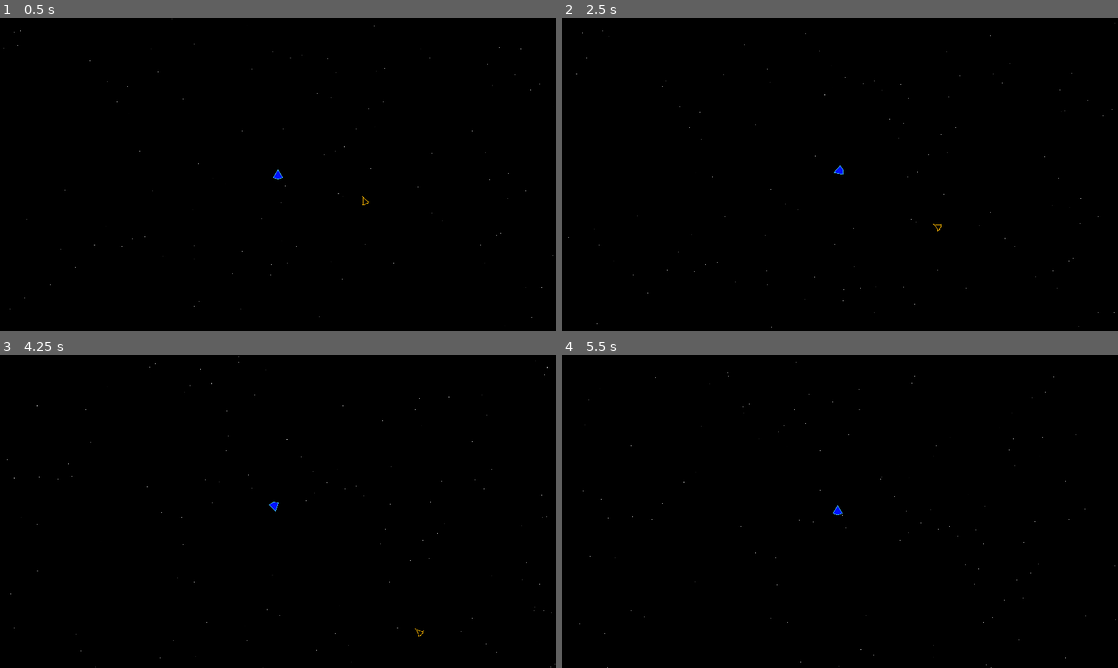
Above: before the commit, frames 1-4 (two rows, left to right).
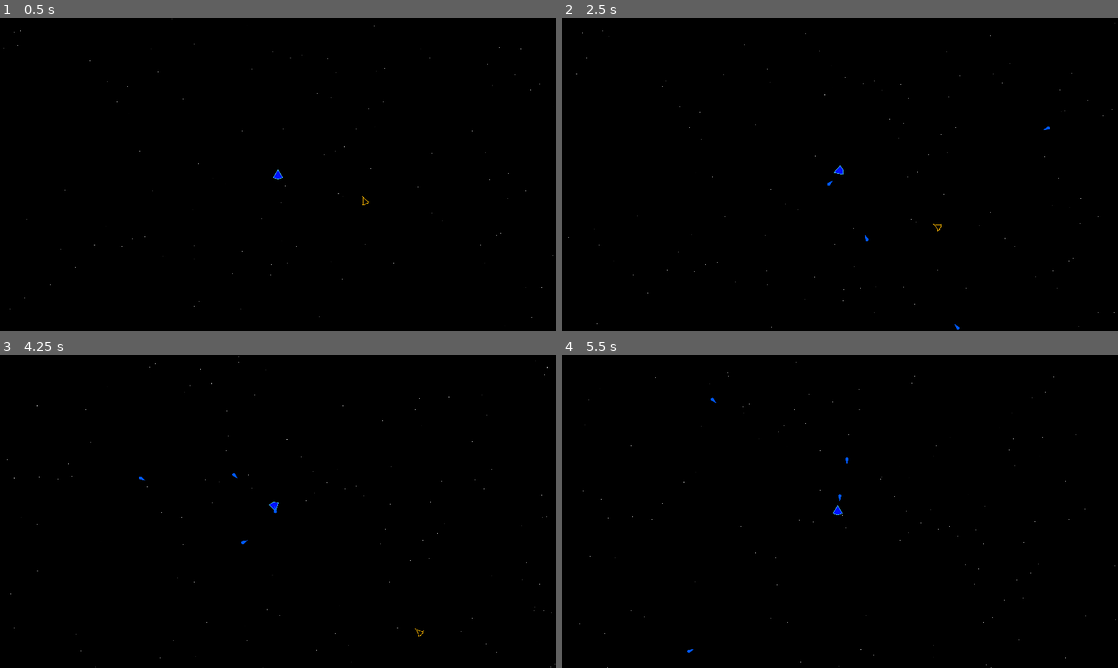
Above: after the commit, the same moments.

Repository: plinio-jrm/Godot-Asteroids-and-Enemies
Game: Godot game, scene res://scenes/world.tscn
Two runs of this game, one before a commit and one after it. Both use one fixed random seed, a clock stepped at 60 frames per second and the inputs below.
Inputs:
- Up to frame 1 (0.5 s): no input
- Up to frame 2 (2.5 s): tap Enter at 0.5 s; hold D (turn_right) 0.53-1.28 s; hold Space (fire, bound only after the commit) 0.53-1.28 s; hold S (speed_down) 1.28-2.03 s; tap Space (fire, bound only after the commit) at 1.35 s; hold D (turn_right) from 2.03 s (still down); hold Space (fire, bound only after the commit) from 2.03 s (still down)
- Up to frame 3 (4.25 s): release D (turn_right) at 2.78 s; release Space (fire, bound only after the commit) at 2.78 s; hold W (speed_up) 2.78-3.53 s; tap Space (fire, bound only after the commit) at 2.85 s; hold A (turn_left) from 3.53 s (still down); hold Space (fire, bound only after the commit) from 3.53 s (still down)
- Up to frame 4 (5.5 s): release Space (fire, bound only after the commit) at 4.28 s; tap Space (fire, bound only after the commit) at 4.35 s; release A (turn_left) at 5.03 s; hold S (speed_down) from 5.03 s (still down); hold Space (fire, bound only after the commit) from 5.03 s (still down)

Frame 1 is identical in both runs. In frame 2, less than 0.1% of the frame differs, in the area x 47-88%, y 34-100%; in frame 3, less than 0.1%; in frame 4, less than 0.1%.

Commit message:
- Created a Weapon scene to handle the weapon - Player have an instance of the weapon as main weapon

Diff:
--- a/entities/ammo/player bullet.tscn
+++ b/entities/ammo/player bullet.tscn
@@ -7,7 +7,11 @@
 radius = 15.0
 
 [node name="Bullet" type="Area2D"]
+collision_layer = 4
+collision_mask = 9
 script = ExtResource("1_u7mmi")
+speed = 20
+lifetime = 2.0
 
 [node name="Sprite2D" type="Sprite2D" parent="."]
 modulate = Color(0, 0.34902, 1, 1)
@@ -19,6 +23,5 @@
 
 [node name="lifetime" type="Timer" parent="."]
 one_shot = true
-autostart = true
 
 [connection signal="timeout" from="lifetime" to="." method="_on_lifetime_timeout"]
--- a/entities/enemies/base_test.tscn
+++ b/entities/enemies/base_test.tscn
@@ -4,6 +4,8 @@
 [ext_resource type="Texture2D" uid="uid://bpskhlhn1wlj7" path="res://textures/Base Temp Enemy.png" id="2_5f7f4"]
 
 [node name="BaseEnemy" type="RigidBody2D"]
+collision_layer = 8
+collision_mask = 7
 gravity_scale = 0.0
 script = ExtResource("1_mtc45")
 
--- a/entities/player/player2.tscn
+++ b/entities/player/player2.tscn
@@ -1,9 +1,13 @@
-[gd_scene load_steps=3 format=3 uid="uid://d0i2ojnly6at0"]
+[gd_scene load_steps=5 format=3 uid="uid://d0i2ojnly6at0"]
 
 [ext_resource type="Script" path="res://scripts/entities/player.gd" id="1_idx0e"]
 [ext_resource type="Texture2D" uid="uid://d1jjchwaf7ln7" path="res://svgs/Player.svg" id="2_n4j42"]
+[ext_resource type="PackedScene" uid="uid://c2omk5dph7bwh" path="res://scenes/weapon.tscn" id="3_t8qxt"]
+[ext_resource type="PackedScene" uid="uid://pokljc4xjail" path="res://entities/ammo/player bullet.tscn" id="4_n0hy8"]
 
 [node name="Player" type="CharacterBody2D"]
+collision_layer = 2
+collision_mask = 13
 script = ExtResource("1_idx0e")
 
 [node name="Sprite2D" type="Sprite2D" parent="."]
@@ -11,3 +15,7 @@
 
 [node name="CollisionPolygon2D" type="CollisionPolygon2D" parent="."]
 polygon = PackedVector2Array(-43, 29, 0, -43, 43, 29, 0, 43)
+
+[node name="Weapon" parent="." instance=ExtResource("3_t8qxt")]
+cooldown_time = 0.3
+bullet_load = ExtResource("4_n0hy8")
--- a/project.godot
+++ b/project.godot
@@ -47,6 +47,18 @@
 , Object(InputEventKey,"resource_local_to_scene":false,"resource_name":"","device":-1,"window_id":0,"alt_pressed":false,"shift_pressed":false,"ctrl_pressed":false,"meta_pressed":false,"pressed":false,"keycode":0,"physical_keycode":4194319,"key_label":0,"unicode":0,"echo":false,"script":null)
 ]
 }
+fire={
+"deadzone": 0.5,
+"events": [Object(InputEventKey,"resource_local_to_scene":false,"resource_name":"","device":-1,"window_id":0,"alt_pressed":false,"shift_pressed":false,"ctrl_pressed":false,"meta_pressed":false,"pressed":false,"keycode":0,"physical_keycode":32,"key_label":0,"unicode":32,"echo":false,"script":null)
+]
+}
+
+[layer_names]
+
+2d_physics/layer_1="world"
+2d_physics/layer_2="player"
+2d_physics/layer_3="bullet"
+2d_physics/layer_4="enemy"
 
 [rendering]
 
--- /dev/null
+++ b/scenes/weapon.tscn
@@ -0,0 +1,9 @@
+[gd_scene load_steps=2 format=3 uid="uid://c2omk5dph7bwh"]
+
+[ext_resource type="Script" path="res://scripts/tools/weapon.gd" id="1_s68ej"]
+
+[node name="Weapon" type="Node2D"]
+script = ExtResource("1_s68ej")
+
+[node name="Cooldown" type="Timer" parent="."]
+one_shot = true
--- a/scenes/world.tscn
+++ b/scenes/world.tscn
@@ -1,6 +1,7 @@
-[gd_scene load_steps=9 format=3 uid="uid://3rs8fa3fh6pv"]
+[gd_scene load_steps=10 format=3 uid="uid://3rs8fa3fh6pv"]
 
 [ext_resource type="PackedScene" uid="uid://d0i2ojnly6at0" path="res://entities/player/player2.tscn" id="1_7tu60"]
+[ext_resource type="Script" path="res://scripts/world.gd" id="1_wxcny"]
 [ext_resource type="Script" path="res://scripts/essentials/CameraSystem.gd" id="2_hnq02"]
 [ext_resource type="PackedScene" uid="uid://cy7nwy5mayclj" path="res://entities/enemies/base_test.tscn" id="3_eil0n"]
 
@@ -34,6 +35,7 @@
 attractor_interaction_enabled = false
 
 [node name="World" type="Node"]
+script = ExtResource("1_wxcny")
 
 [node name="Camera2D" type="Camera2D" parent="."]
 zoom = Vector2(0.25, 0.25)
@@ -54,3 +56,5 @@
 [node name="BaseEnemy" parent="." instance=ExtResource("3_eil0n")]
 position = Vector2(798, 242)
 rotate_speed = 50
+
+[node name="Bullets" type="Node" parent="."]
--- a/scripts/entities/bullet.gd
+++ b/scripts/entities/bullet.gd
@@ -8,11 +8,11 @@
 
 func _ready():
 	lifetime_timer.wait_time = lifetime
+	lifetime_timer.start()
 
 func _process(delta):
 	var movement = Vector2.UP.rotated(rotation) * speed
 	position += movement
 
 func _on_lifetime_timeout():
-	print("bullet over!")
 	queue_free()
--- a/scripts/entities/player.gd
+++ b/scripts/entities/player.gd
@@ -8,6 +8,8 @@
 @export var max_speed: int = 200
 @export var rotation_speed: float = 3.5
 @export var friction_weight: float = 3
+
+@onready var weapon: Weapon = $"Weapon" as Weapon
 
 func _process(delta):
 	Handle_Inputs()
@@ -24,6 +26,8 @@
 		rotation_dir += -1
 	if Input.is_action_pressed("turn_right"):
 		rotation_dir += 1
+	if Input.is_action_pressed("fire"):
+		Fire()
 
 func Movement(delta):
 	velocity += Vector2(0.0, input_vector * acceleration * delta).rotated(rotation)
@@ -34,3 +38,6 @@
 
 func Rotation():
 	rotate(deg_to_rad(rotation_dir * rotation_speed))
+
+func Fire() -> void:
+	weapon.Shoot(rotation)
--- /dev/null
+++ b/scripts/tools/weapon.gd
@@ -0,0 +1,41 @@
+class_name Weapon
+extends Node2D
+
+signal on_fire(bullet: Bullet)
+
+@export var cooldown_time: float = 1
+@export var bullet_load: PackedScene
+
+var cooldown: Timer
+
+func _ready():
+	cooldown = $"Cooldown"
+	cooldown.wait_time = cooldown_time
+
+func Shoot(rotationAs) -> void:
+	if not CanShoot():
+		return
+
+	Cooldown()
+	var bullet = CreateBullet(rotationAs)
+	emit_signal("on_fire", bullet)
+
+func CanShoot() -> bool:
+	if bullet_load == null:
+		return false
+	if not bullet_load.can_instantiate():
+		return false
+	if not cooldown.is_stopped():
+		return false
+
+	return true
+
+func Cooldown() -> void:
+	cooldown.start()
+
+func CreateBullet(rotationAs) -> Bullet:
+	var bullet = bullet_load.instantiate() as Bullet
+	bullet.global_position = global_position
+	bullet.rotation = rotationAs
+
+	return bullet
--- /dev/null
+++ b/scripts/world.gd
@@ -0,0 +1,11 @@
+class_name World
+extends Node
+
+@onready var bullets_holder = $"Bullets"
+@onready var player: Player = $"Player" as Player
+
+func _ready():
+	player.weapon.connect("on_fire", _on_player_on_fire)
+
+func _on_player_on_fire(bullet):
+	bullets_holder.add_child(bullet)
